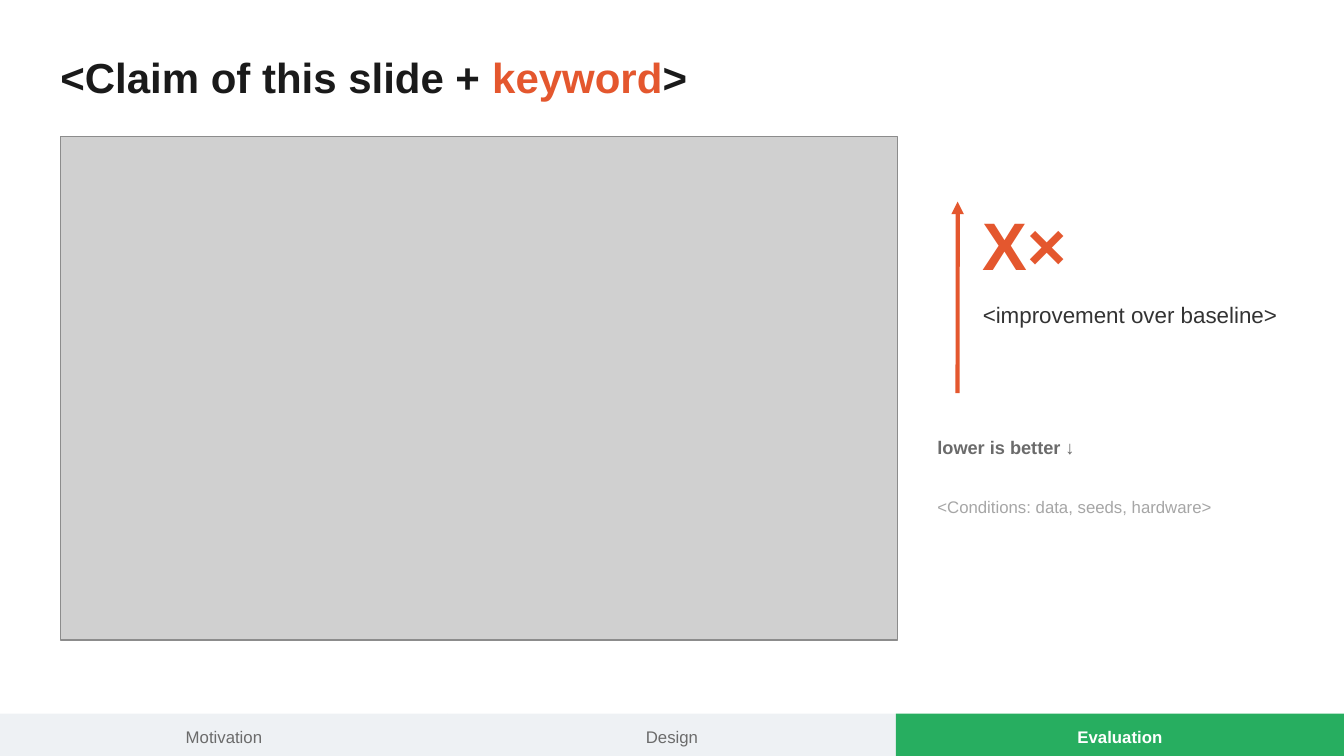
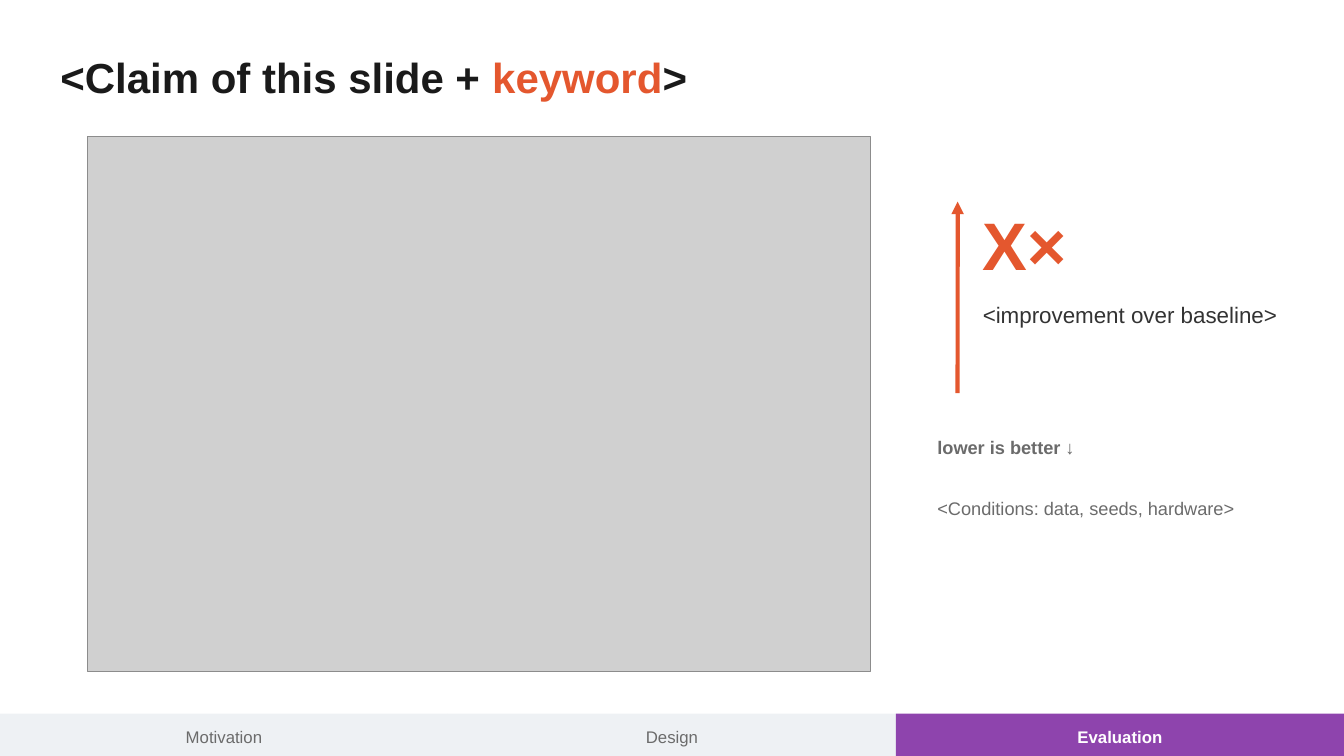
Before and after one commit to smallSheep123/paper-skills, a slide deck: slide 5 of paper-ppt/styles/systems-talk/template.pptx. Drawn at 1344x756 pixels with LibreOffice and Linux fonts; fonts in the diff are those of the drawing; grey boxes stand for pictures. Boxes give left, top, right and bottom in pixels: in the first picture for what was removed or moved away, otherwise in the second. Text is boxed around its words. In the diff, an @@ line names an element or a change of style, - is before the commit and + after.

```diff
--- a/paper-ppt/styles/systems-talk/template.pptx
+++ b/paper-ppt/styles/systems-talk/template.pptx
@@ picture: place and size @@
-picture at [60,136,897,640]
+picture at [87,136,870,671]
@@ text "<Conditions: data, seeds, hardware>" at [937,502,1234,517]: size 12 to 13 pt, text colour #A6A6A6 to #6B6B6B @@
@@ rectangle at [896,714,1344,756]: fill #27AE60 to #8E44AD @@
```
Also in this commit, not shown: 5 other slides changed, 34 other files.
